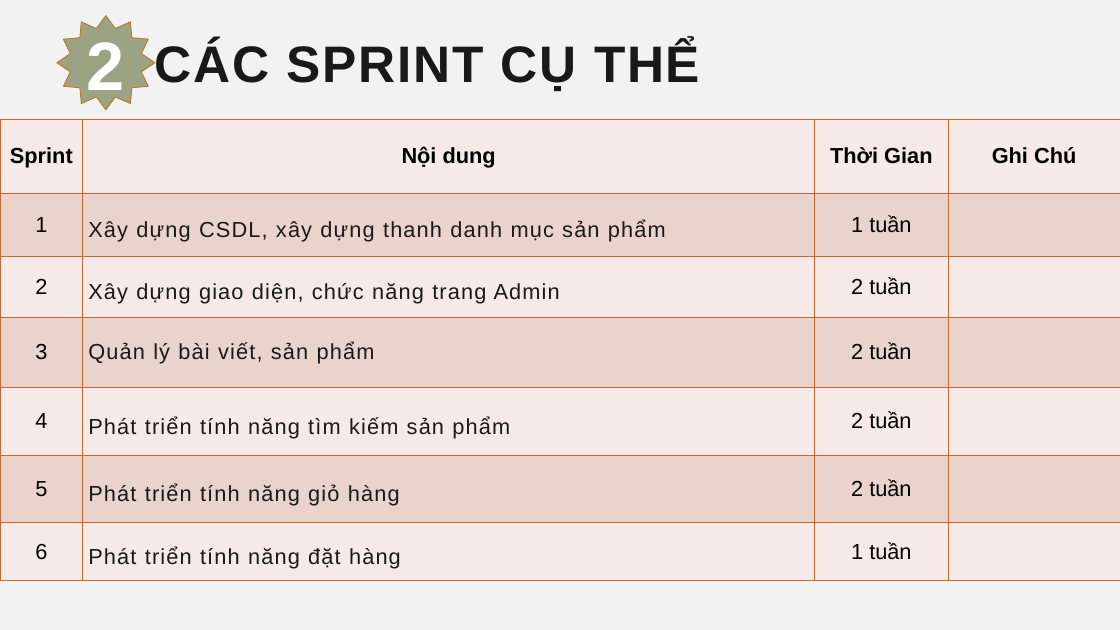
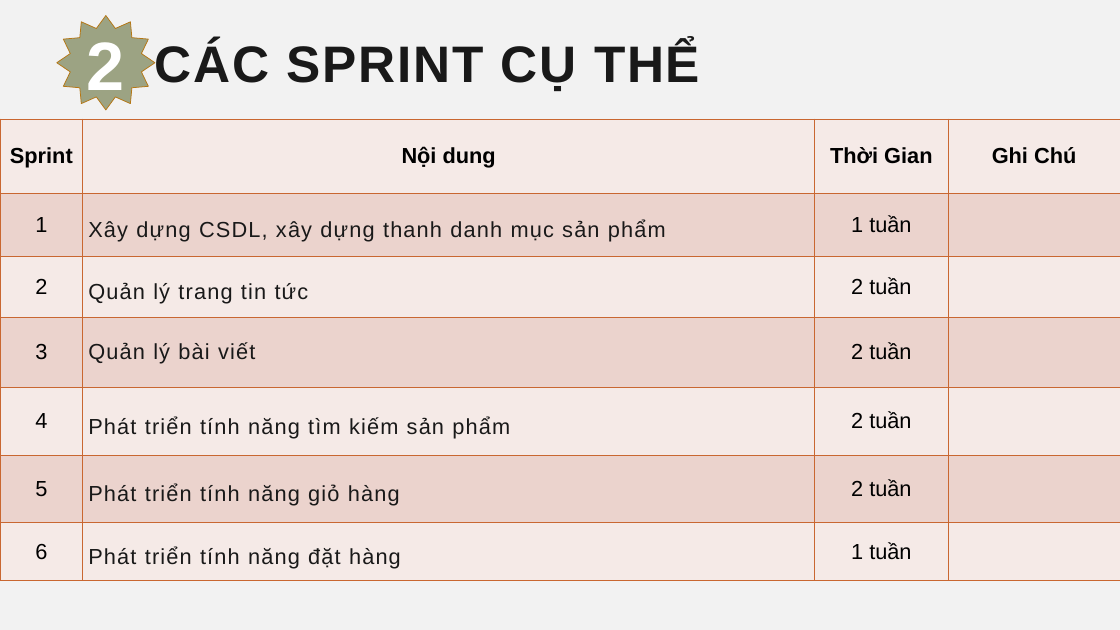
Before and after one commit to tronglinh6a/DACNPM, a slide deck: slide 5 of Sprint/Sprint 1 - 2/Sprint.pptx. Drawn at 1120x630 pixels with LibreOffice and Linux fonts; fonts in the diff are those of the drawing. Boxes give left, top, right and bottom in pixels: in the first picture for what was removed or moved away, otherwise in the second. Text is boxed around its words. In the diff, an @@ line names an element or a change of style, - is before the commit and + after.

```diff
--- a/Sprint/Sprint 1 - 2/Sprint.pptx
+++ b/Sprint/Sprint 1 - 2/Sprint.pptx
@@ table at <box>0,119,1120,581</box> @@
-row 3, column 2: Xây dựng giao diện, chức năng trang Admin
+row 3, column 2: Quản lý trang tin tức
-row 4, column 2: Quản lý bài viết, sản phẩm
+row 4, column 2: Quản lý bài viết
```
Also in this commit, not shown: 1 other file.
